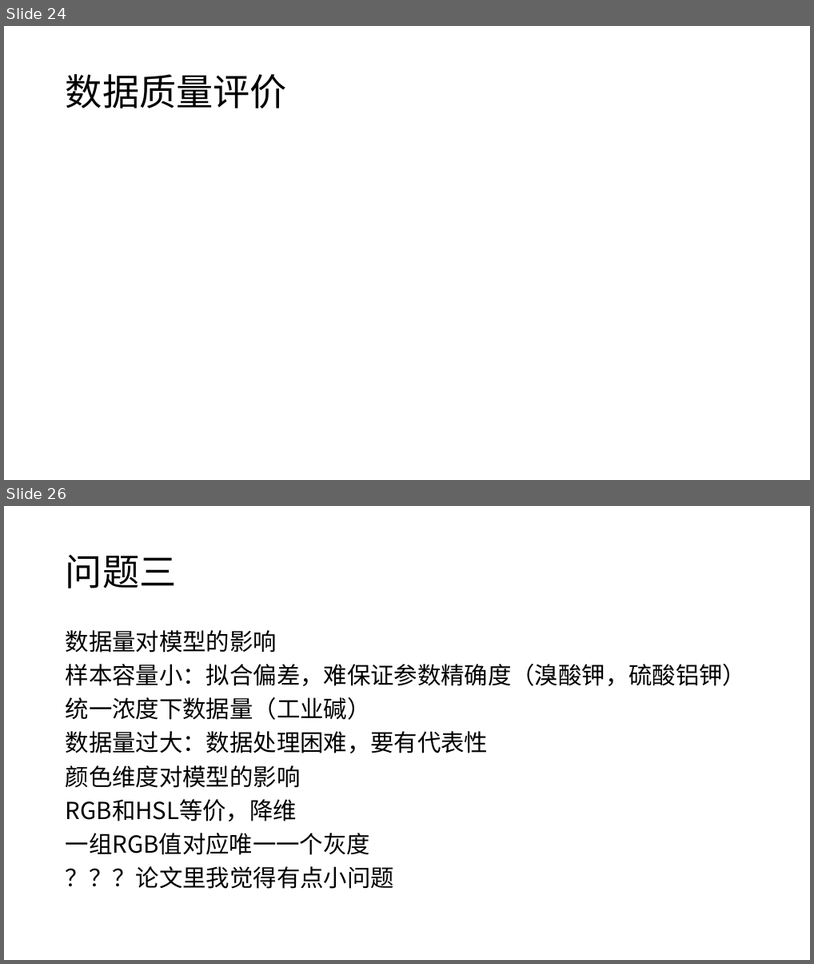
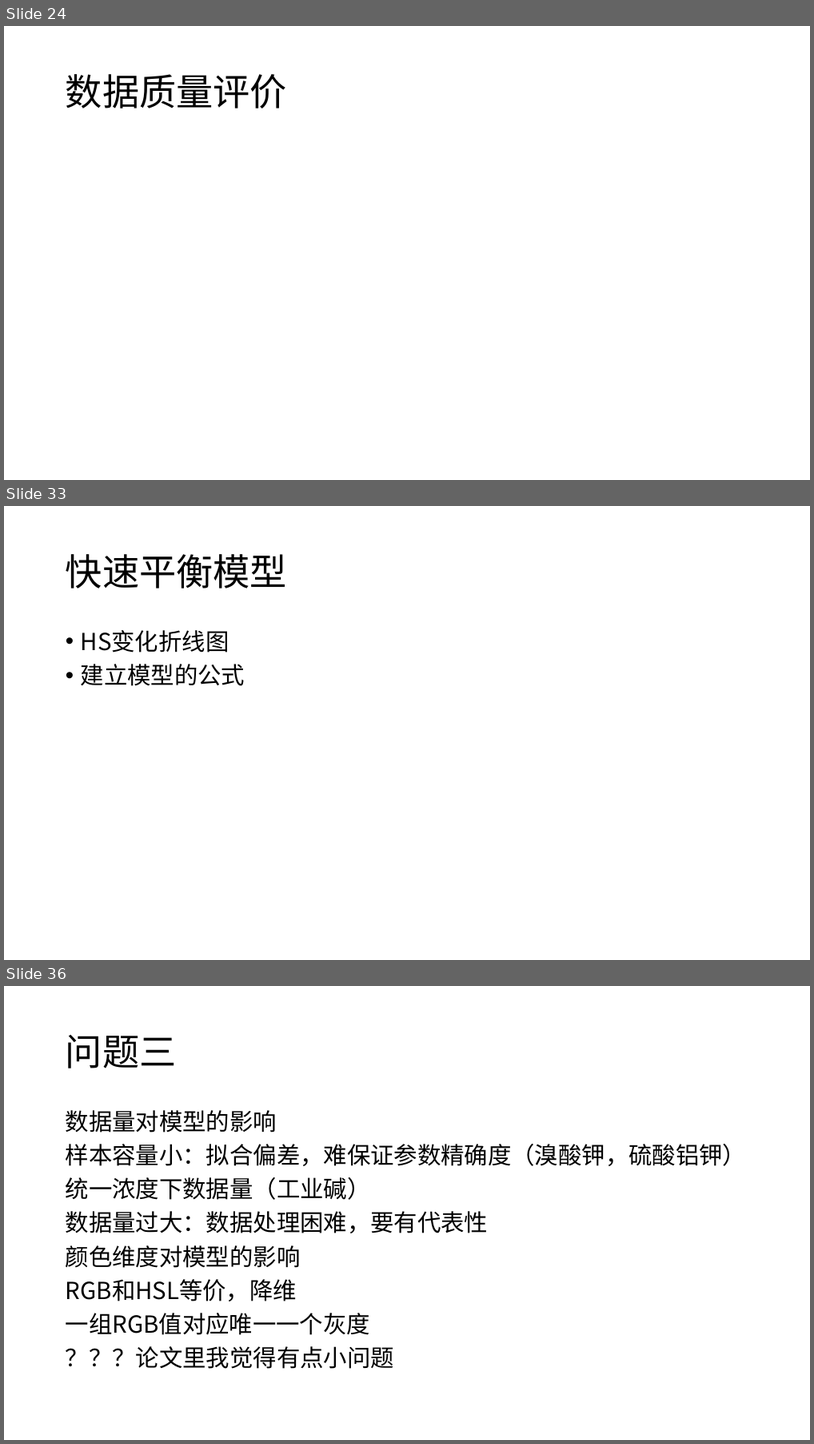
Before and after one commit to yuanjingsong/MCM_Homework, a slide deck: PreG21.pptx. Shown one above the other, each under a label of ours: slides 24 and 26 before the commit, slides 24, 33 and 36 after it; the slides between them are not shown. The pictures are 814x964 and 814x1444 pixels, drawn with LibreOffice and Linux fonts; fonts in the diff are those of the drawing; grey boxes stand for pictures. Boxes give left, top, right and bottom in pixels: in the first picture for what was removed or moved away, otherwise in the second. Text is boxed around its words. In the diff, an @@ line names an element or a change of style, - is before the commit and + after.

Commit message:
Add Q2 PPT

```diff
--- a/PreG21.pptx
+++ b/PreG21.pptx
@@ slide 33 added at box(4, 506, 810, 960), background #FFFFFF @@
@@ title added at box(66, 554, 287, 588), 44 pt, text #000000 @@
+快速平衡模型
@@ text added at box(81, 630, 246, 686), 28 pt, text #000000 @@
+• HS变化折线图
+• 建立模型的公式
@@ what was slide 26 is now slide 36 @@
```
Also in this commit, not shown: 1 slide changed, 9 other slides added.
